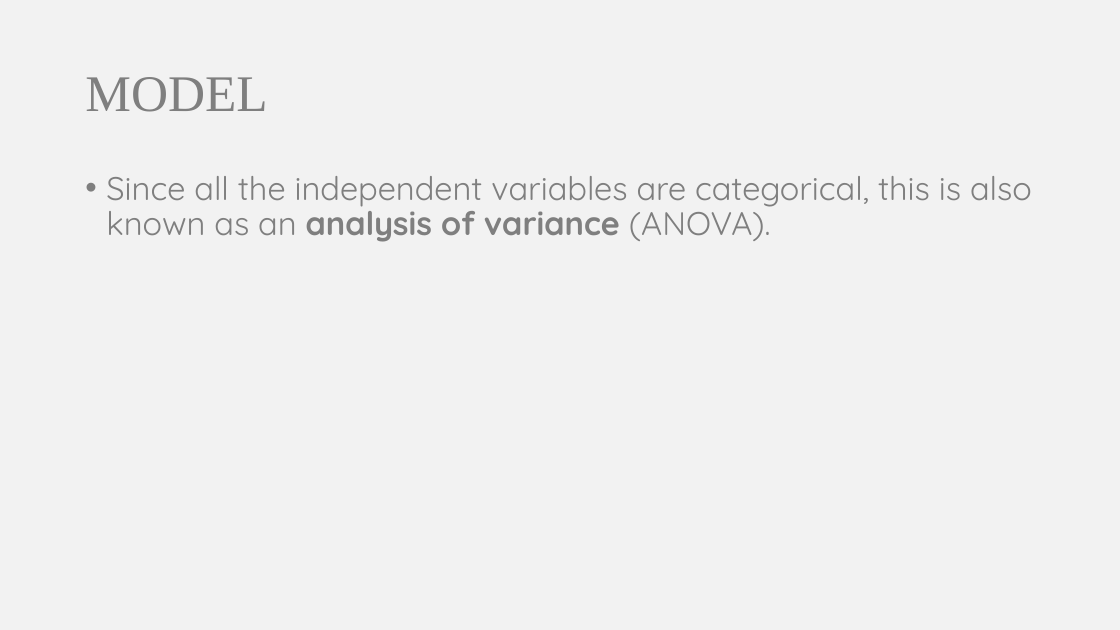
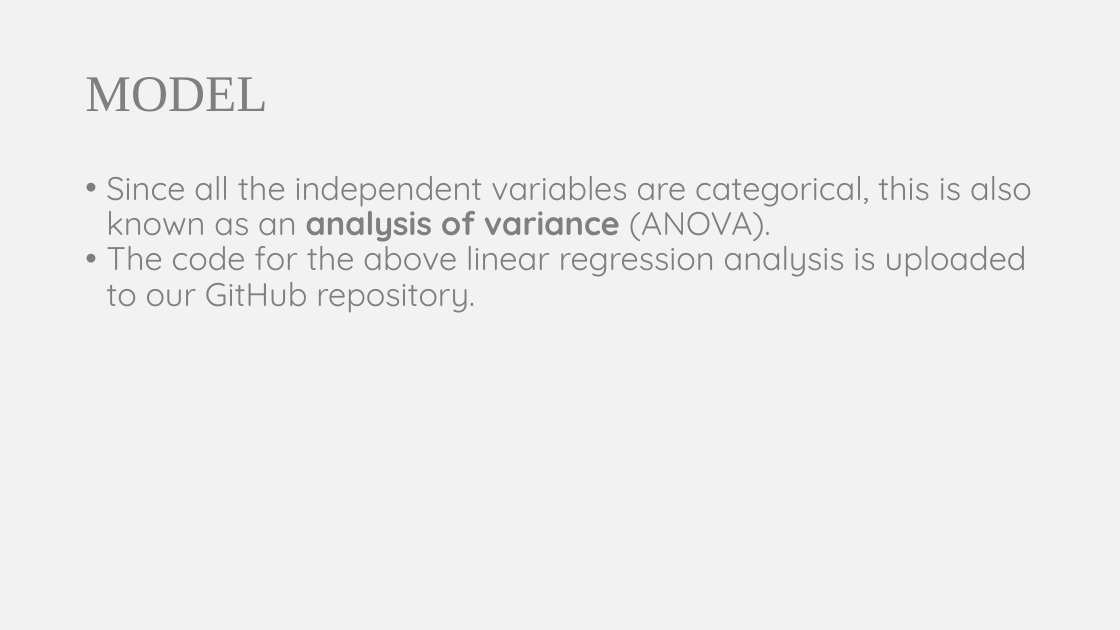
Before and after one commit to somyamohanty/Data_Dawgs, a slide deck: slide 7 of presentations/Presentation 2.pptx (slide 6 before the commit). Drawn at 1120x630 pixels with LibreOffice and Linux fonts; fonts in the diff are those of the drawing. Boxes give left, top, right and bottom in pixels: in the first picture for what was removed or moved away, otherwise in the second. Text is boxed around its words. In the diff, an @@ line names an element or a change of style, - is before the commit and + after.

Commit message:
Added presentation 2 and updated linear model

```diff
--- a/presentations/Presentation 2.pptx
+++ b/presentations/Presentation 2.pptx
@@ text at [106,236,1027,313]: paragraph added @@
+• The code for the above linear regression analysis is uploaded to our GitHub repository.
```
Also in this commit, not shown: 3 other slides changed, 3 slides added, 1 other file.
